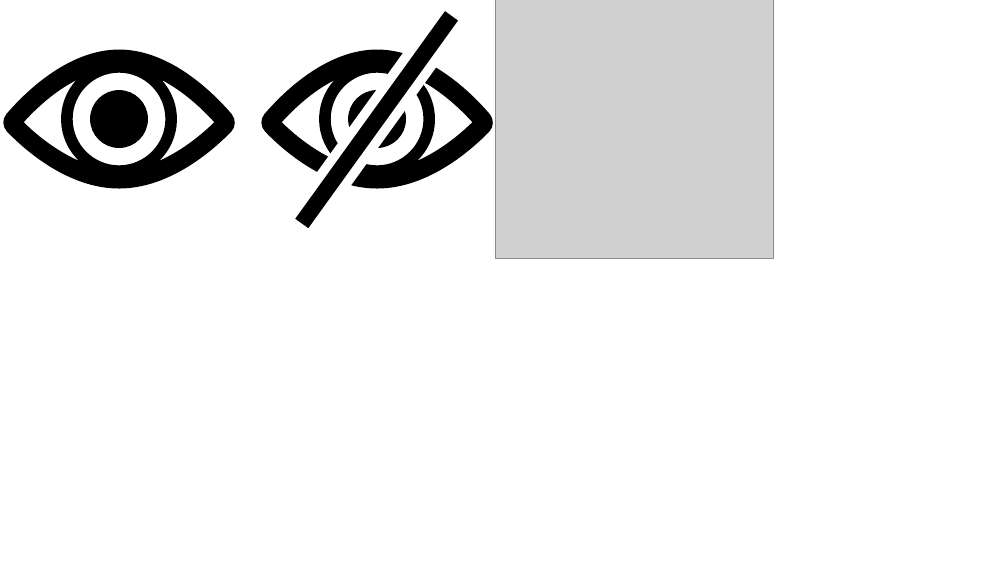
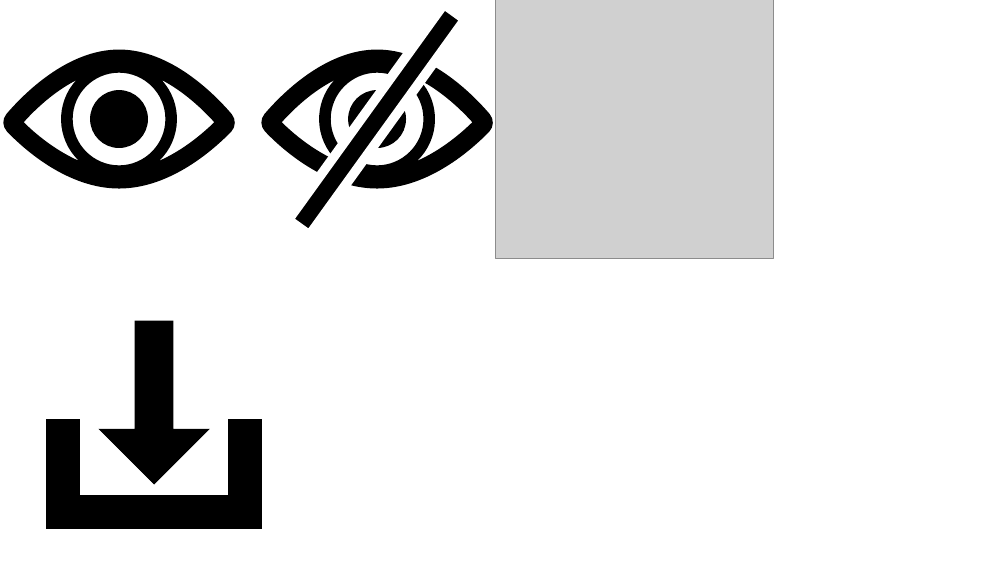
Before and after one commit to scrutinydebugger/scrutiny-devtools, a slide deck: slide 5 of graphics/graphics.pptx. Drawn at 1008x567 pixels with LibreOffice and Linux fonts; fonts in the diff are those of the drawing; grey boxes stand for pictures. Boxes give left, top, right and bottom in pixels: in the first picture for what was removed or moved away, otherwise in the second. Text is boxed around its words. In the diff, an @@ line names an element or a change of style, - is before the commit and + after.

```diff
--- a/graphics/graphics.pptx
+++ b/graphics/graphics.pptx
@@ group added at [47,321,261,528]: 3 rectangles, 1 down arrow @@
```
Also in this commit, not shown: 1 other slide changed, 4 other files.
